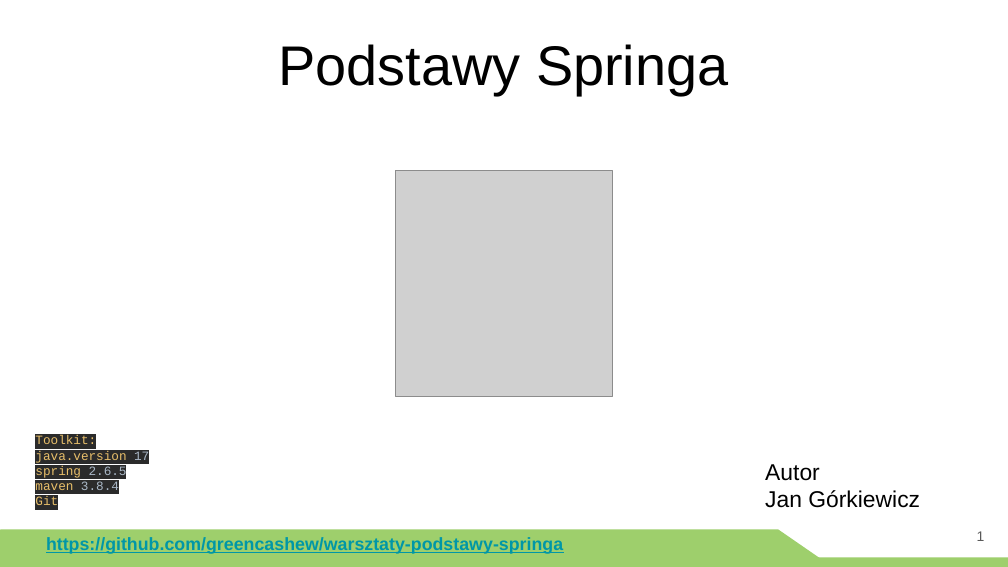
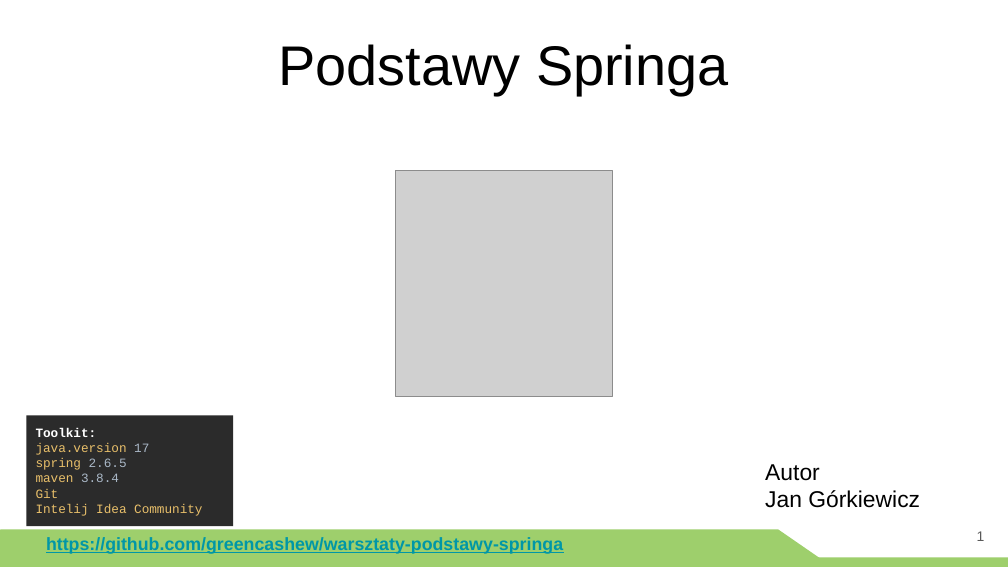
Before and after one commit to greencashew/warsztaty-podstawy-springa, a slide deck: slide 1 of prezentacja/szkolenie spring.pptx. Drawn at 1008x567 pixels with LibreOffice and Linux fonts; fonts in the diff are those of the drawing; grey boxes stand for pictures. Boxes give left, top, right and bottom in pixels: in the first picture for what was removed or moved away, otherwise in the second. Text is boxed around its words. In the diff, an @@ line names an element or a change of style, - is before the commit and + after.

```diff
--- a/prezentacja/szkolenie spring.pptx
+++ b/prezentacja/szkolenie spring.pptx
@@ rectangle "Toolkit:": place and size @@
-rectangle "Toolkit:" at [35, 435, 149, 505]
+rectangle "Toolkit:" at [27, 415, 233, 526]
@@ rectangle "Toolkit:" at [27, 415, 233, 526]: fill none to #2B2B2B @@
@@ text in rectangle at [36, 428, 97, 437]: text colour #E8BF6A to #FFFFFF, bold on in "Toolkit:" @@
@@ text in rectangle at [36, 504, 202, 516]: paragraph added @@
+Intelij Idea Community
```
Also in this commit, not shown: 14 other slides changed, 1 slide added, 1 other file.
